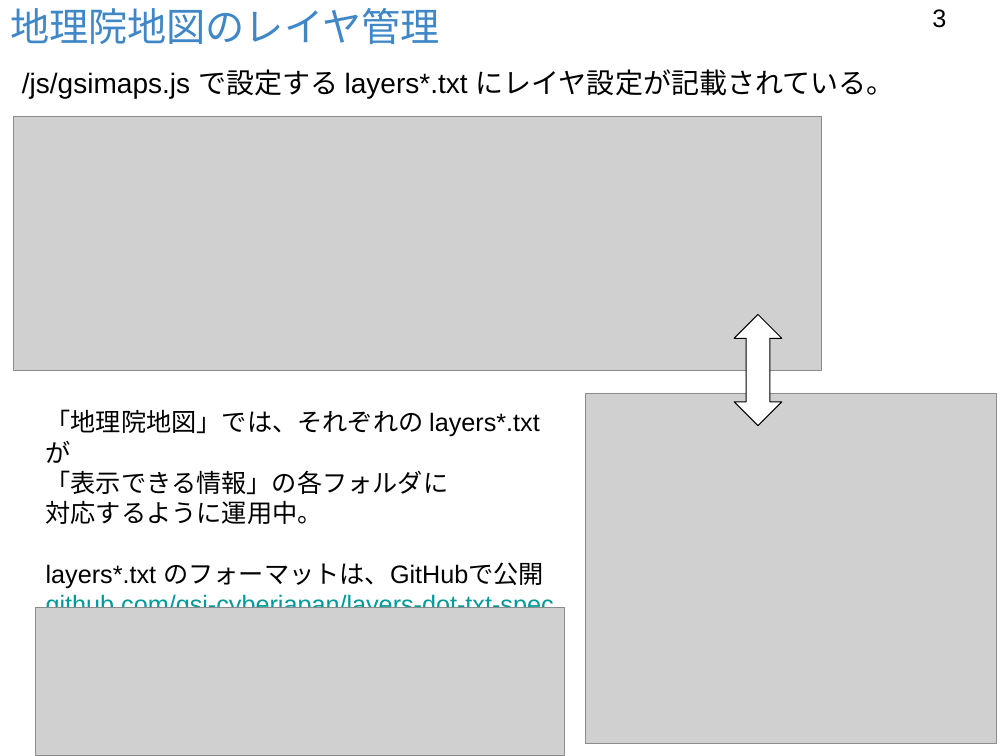
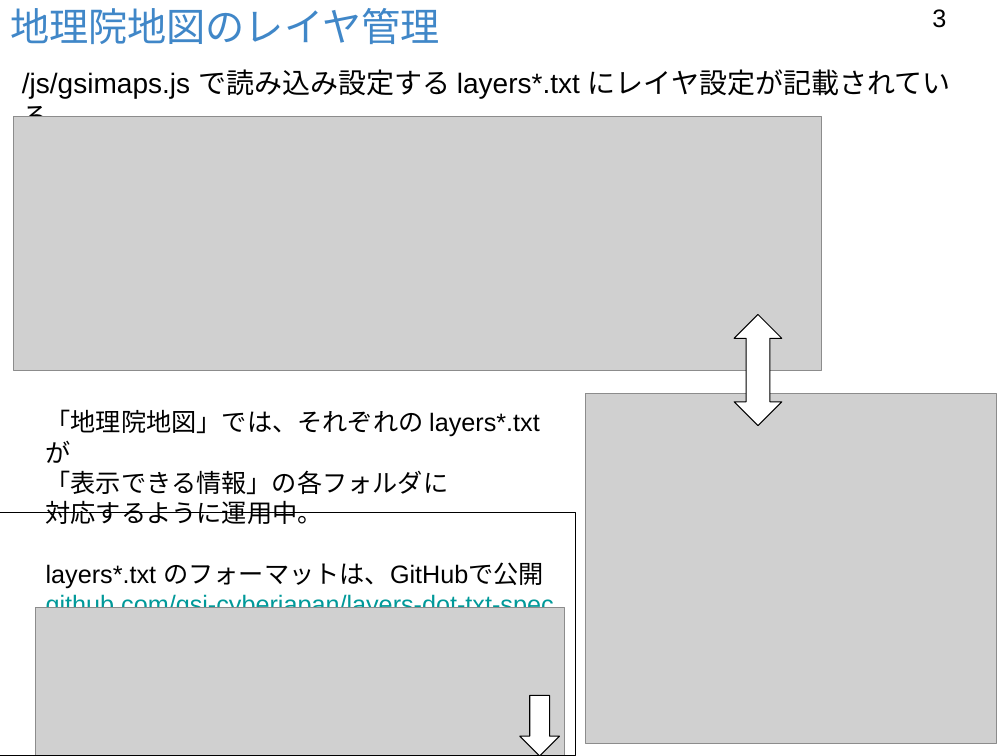
Before and after one commit to foss4g-tokyo-vt/slides, a slide deck: slide 3 of 151009ベクトルタイル利用サイトを作ろうPt.3.pptx. Drawn at 1008x756 pixels with LibreOffice and Linux fonts; fonts in the diff are those of the drawing; grey boxes stand for pictures; background and template pictures are left out. Boxes give left, top, right and bottom in pixels: in the first picture for what was removed or moved away, otherwise in the second. Text is boxed around its words. In the diff, an @@ line names an element or a change of style, - is before the commit and + after.

```diff
--- a/151009ベクトルタイル利用サイトを作ろうPt.3.pptx
+++ b/151009ベクトルタイル利用サイトを作ろうPt.3.pptx
@@ text at box(22, 69, 951, 117): text changed @@
-/js/gsimaps.js で設定する layers*.txt にレイヤ設定が記載されている。
+/js/gsimaps.js で読み込み設定する layers*.txt にレイヤ設定が記載されている。
@@ rectangle added at box(0, 513, 576, 756), outline #000000 0.75 pt @@
@@ down arrow added at box(520, 696, 559, 756), fill #FFFFFF, outline #000000 0.75 pt @@
```
Also in this commit, not shown: 3 other slides changed, 2 other files.
